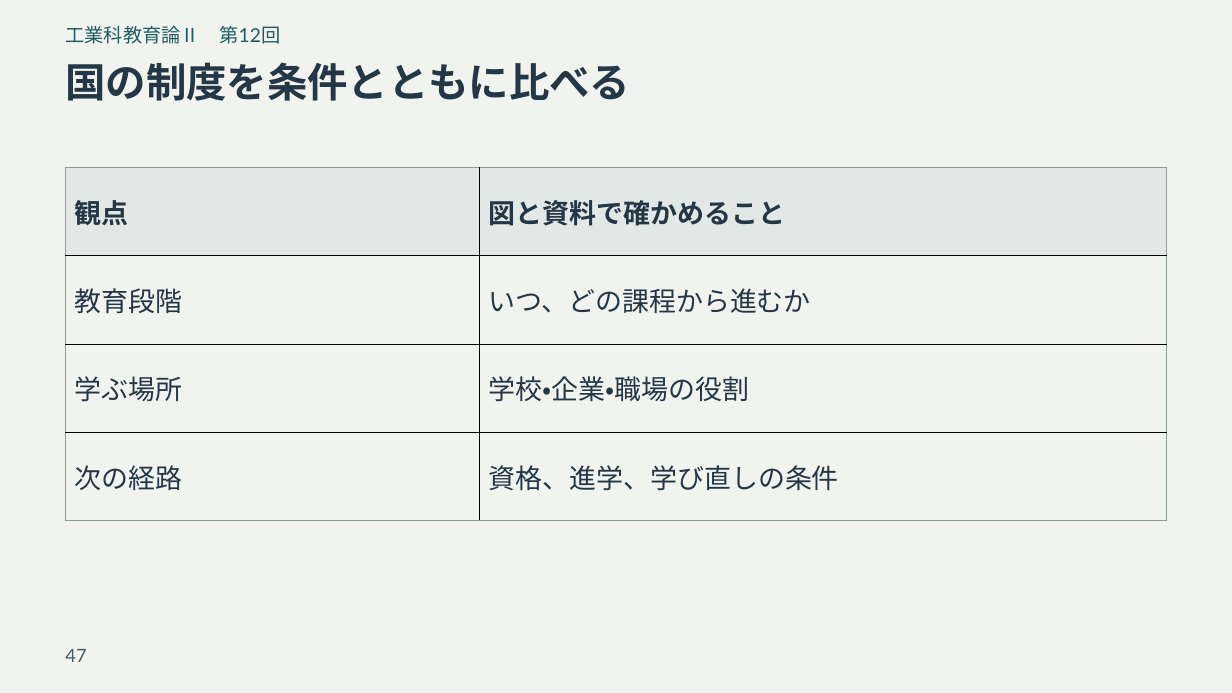
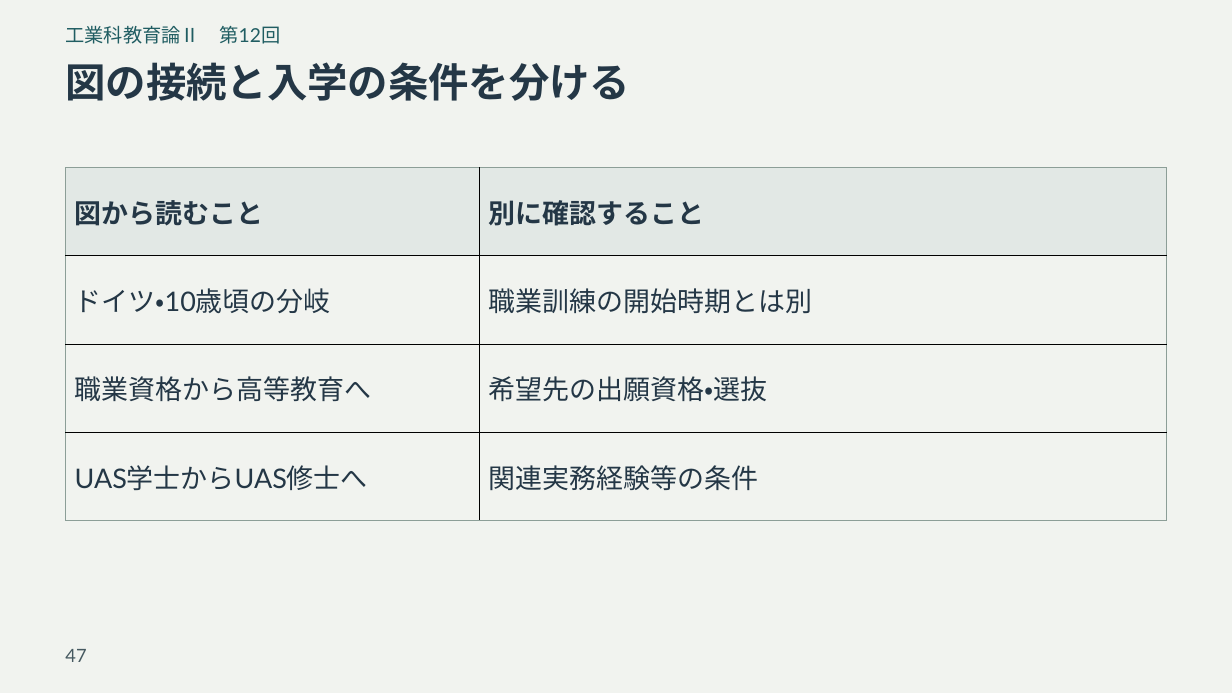
Before and after one commit to zooc-14calbp/industrial-education-ii, a slide deck: slide 47 of reorganized/20261105/expanded/slides.pptx. Drawn at 1232x693 pixels with LibreOffice and Linux fonts; fonts in the diff are those of the drawing. Boxes give left, top, right and bottom in pixels: in the first picture for what was removed or moved away, otherwise in the second. Text is boxed around its words. In the diff, an @@ line names an element or a change of style, - is before the commit and + after.

```diff
--- a/reorganized/20261105/expanded/slides.pptx
+++ b/reorganized/20261105/expanded/slides.pptx
@@ title at [65,62,630,101]: text changed @@
-国の制度を条件とともに比べる
+図の接続と入学の条件を分ける
@@ table at [66,167,1167,520] @@
-row 1, column 1: 観点
+row 1, column 1: 図から読むこと
-row 1, column 2: 図と資料で確かめること
+row 1, column 2: 別に確認すること
-row 2, column 1: 教育段階
+row 2, column 1: ドイツ・10歳頃の分岐
-row 2, column 2: いつ、どの課程から進むか
+row 2, column 2: 職業訓練の開始時期とは別
-row 3, column 1: 学ぶ場所
+row 3, column 1: 職業資格から高等教育へ
-row 3, column 2: 学校・企業・職場の役割
+row 3, column 2: 希望先の出願資格・選抜
-row 4, column 1: 次の経路
+row 4, column 1: UAS学士からUAS修士へ
-row 4, column 2: 資格、進学、学び直しの条件
+row 4, column 2: 関連実務経験等の条件
```
Also in this commit, not shown: 3 other slides changed, 13 other files.
